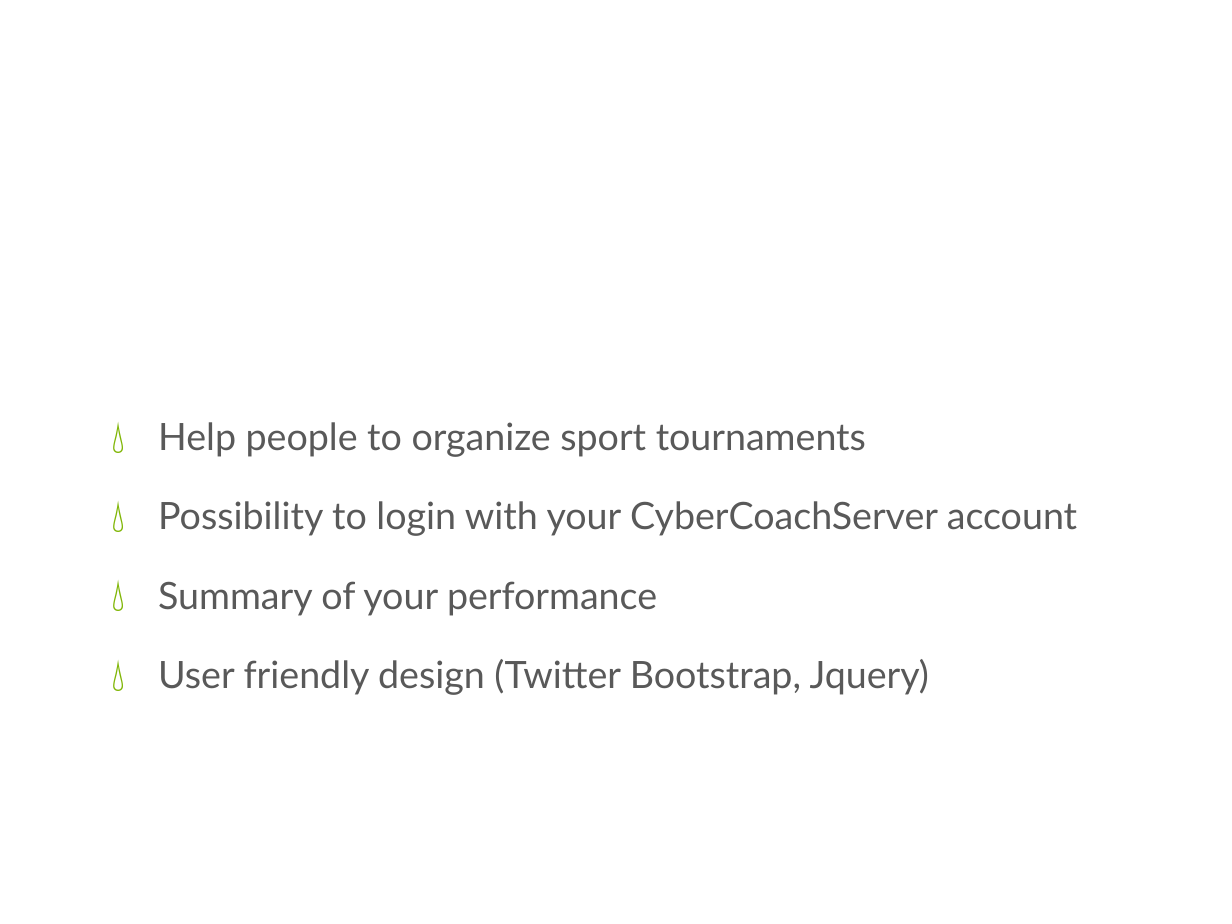
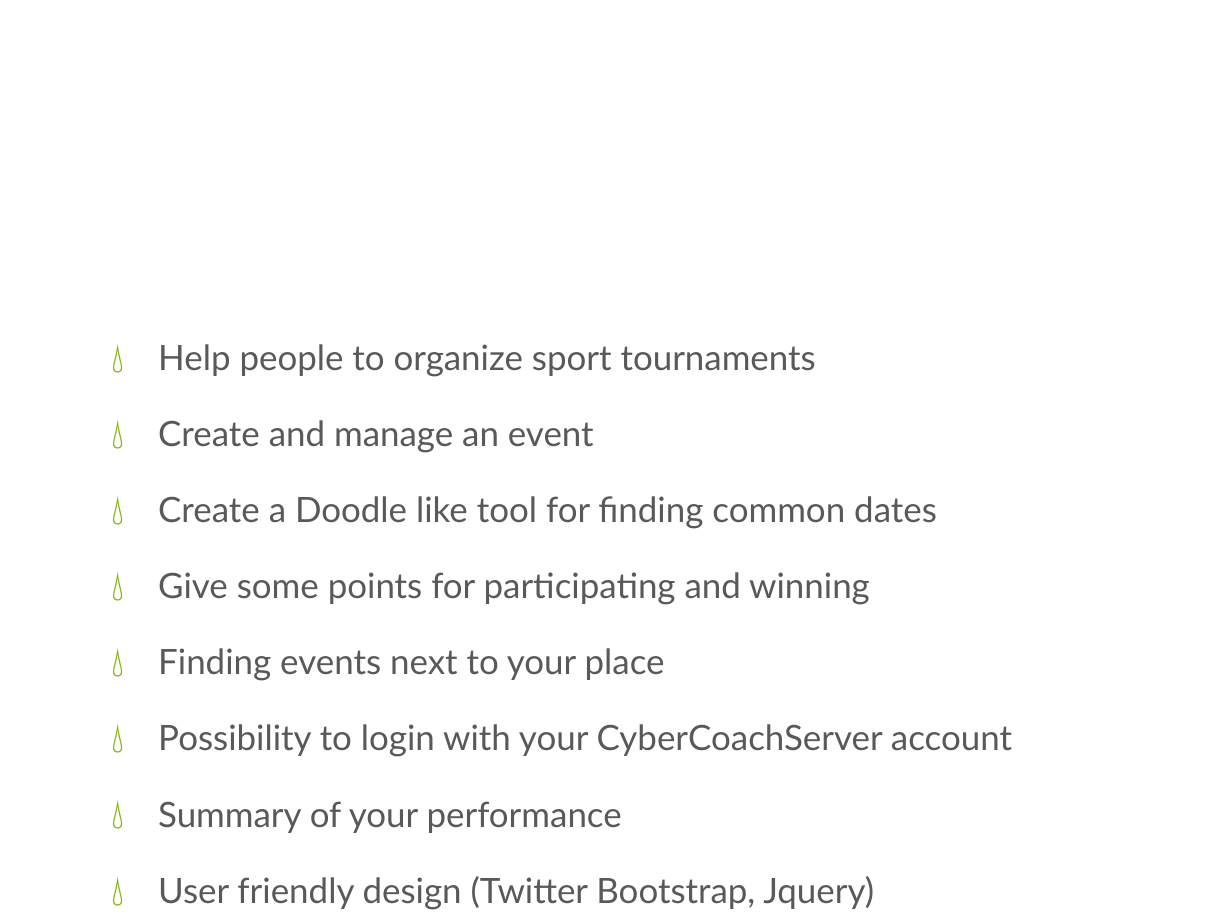
Before and after one commit to tbcdns/CyberCoach, a slide deck: slide 3 of doc/Presentation.pptx. Drawn at 1232x924 pixels with LibreOffice and Linux fonts; fonts in the diff are those of the drawing; background and template pictures are left out. Boxes give left, top, right and bottom in pixels: in the first picture for what was removed or moved away, otherwise in the second. Text is boxed around its words. In the diff, an @@ line names an element or a change of style, - is before the commit and + after.

```diff
--- a/doc/Presentation.pptx
+++ b/doc/Presentation.pptx
@@ text "Help people to organize sport ..." moved from (x1=158, y1=422, x2=1077, y2=695) to (x1=158, y1=344, x2=1012, y2=910) @@
@@ text at (x1=158, y1=344, x2=1012, y2=910): size 22 to 20.4 pt in "Help people to organize sport tournaments", "Possibility to login with your CyberCoachServer account", "Summary of your performance", "User friendly design (Twitter Bootstrap, Jquery)" @@
@@ text at (x1=158, y1=420, x2=937, y2=681): paragraphs added @@
+💧 Create and manage an event
+💧 Create a Doodle like tool for finding common dates
+💧 Give some points for participating and winning
+💧 Finding events next to your place
```
Also in this commit, not shown: 2 slides added, 1 slide removed, 4 other files.
